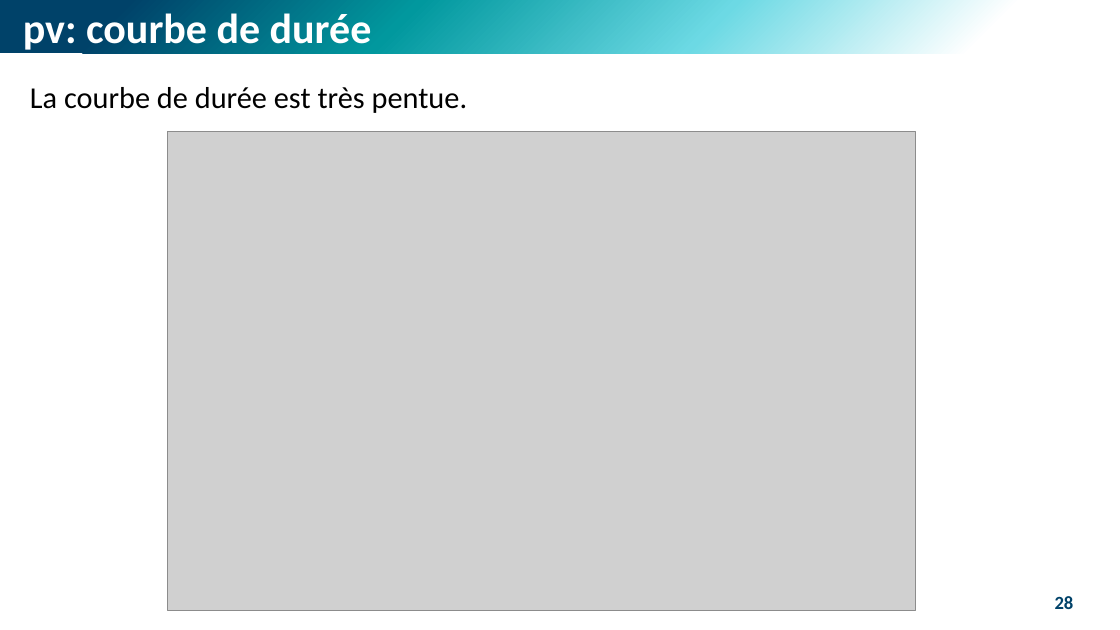
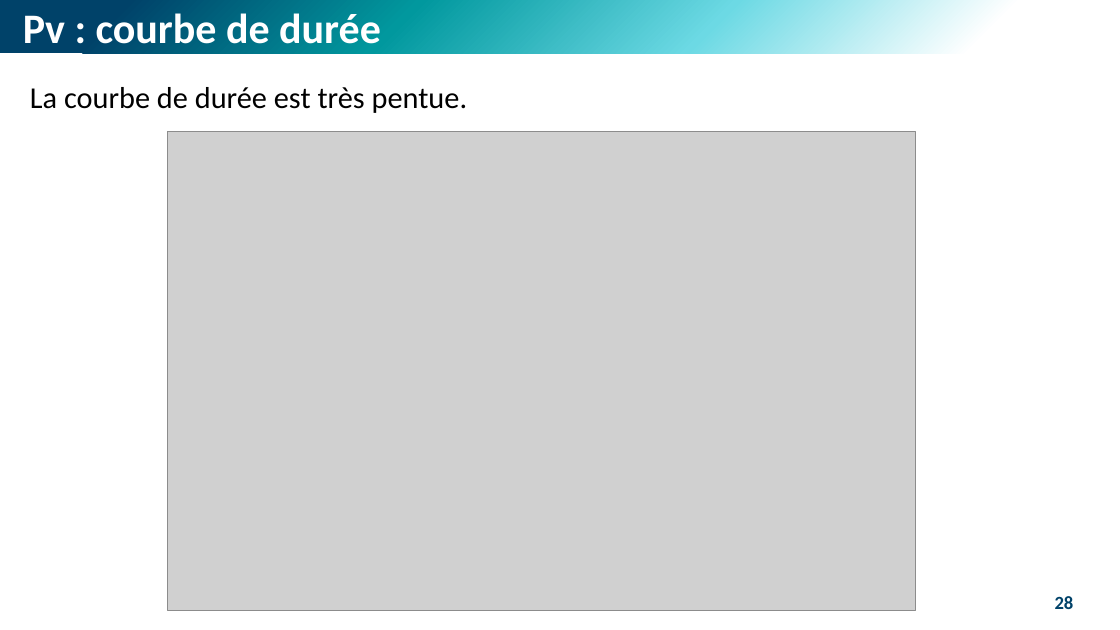
Before and after one commit to M-Berthelin/energy_mod_ISEL_MIX5, a slide deck: slide 28 of slides/1_ENR.pptx. Drawn at 1120x630 pixels with LibreOffice and Linux fonts; fonts in the diff are those of the drawing; grey boxes stand for pictures. Boxes give left, top, right and bottom in pixels: in the first picture for what was removed or moved away, otherwise in the second. Text is boxed around its words. In the diff, an @@ line names an element or a change of style, - is before the commit and + after.

```diff
--- a/slides/1_ENR.pptx
+++ b/slides/1_ENR.pptx
@@ text at <box>23,13,381,54</box>: text changed @@
-pv: courbe de durée
+Pv : courbe de durée
```
Also in this commit, not shown: 17 other slides changed, 1 other file.
